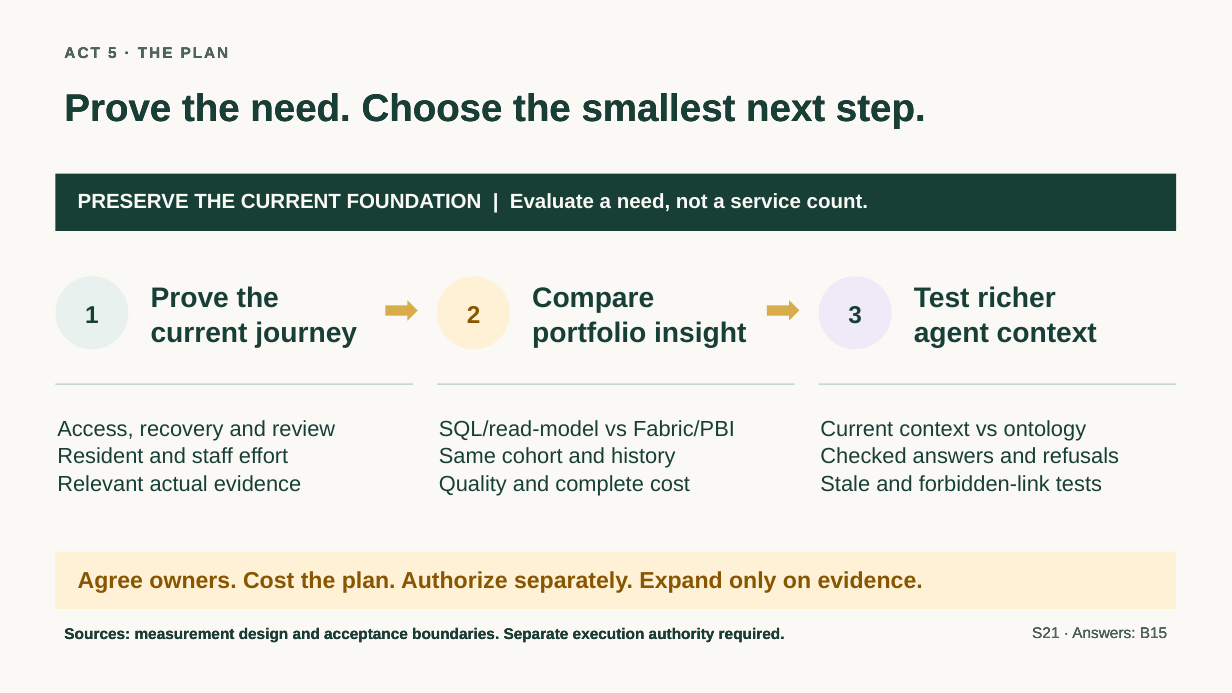
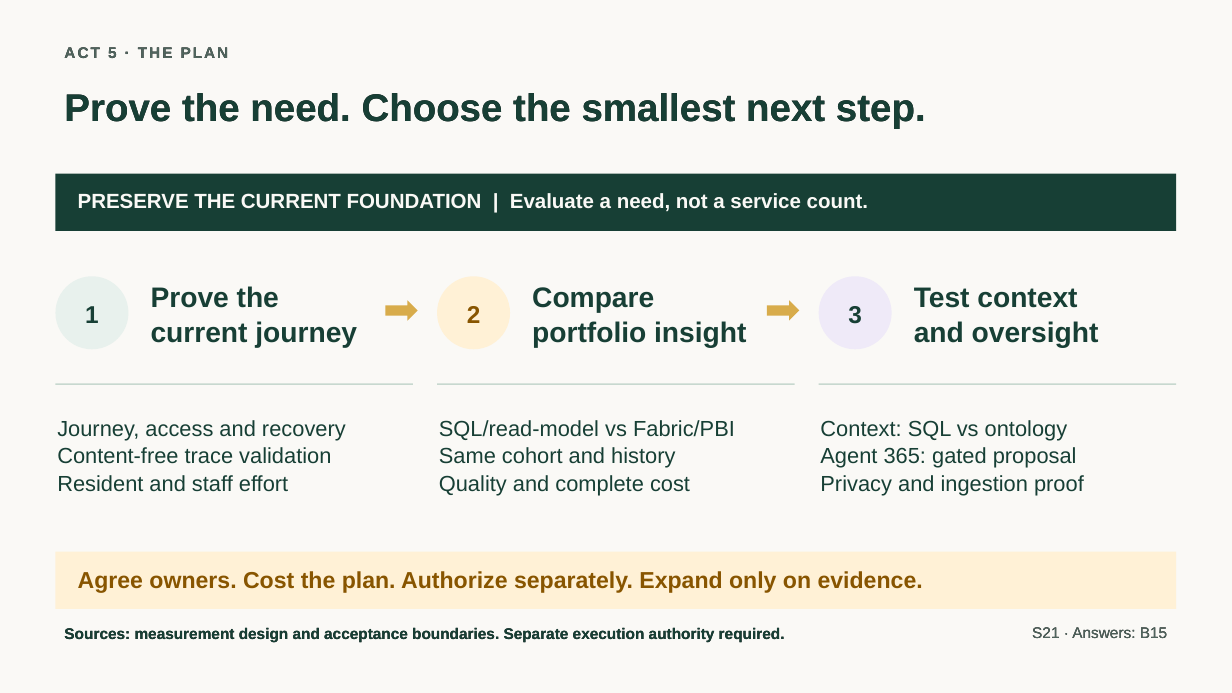
Before and after one commit to jmservera/ama, a slide deck: slide 25 of docs/capstone/deck/zava-forward-cowork-v2-draft.pptx. Drawn at 1232x693 pixels with LibreOffice and Linux fonts; fonts in the diff are those of the drawing. Boxes give left, top, right and bottom in pixels: in the first picture for what was removed or moved away, otherwise in the second. Text is boxed around its words. In the diff, an @@ line names an element or a change of style, - is before the commit and + after.

Commit message:
docs: assess agent observability and Agent 365 fit (#1823)

```diff
--- a/docs/capstone/deck/zava-forward-cowork-v2-draft.pptx
+++ b/docs/capstone/deck/zava-forward-cowork-v2-draft.pptx
@@ text at (914,287,1099,348): text changed @@
-Test richer
-agent context
+Test context
+and oversight
@@ text at (57,420,346,464): text changed @@
-Access, recovery and review
+Journey, access and recovery
+Content-free trace validation
@@ text at (820,420,1084,495): text changed @@
-Current context vs ontology
-Checked answers and refusals
-Stale and forbidden-link tests
+Context: SQL vs ontology
+Agent 365: gated proposal
+Privacy and ingestion proof
@@ text at (57,475,301,492): paragraph removed @@
-Relevant actual evidence
```
Also in this commit, not shown: 2 other slides changed, 54 other files.
